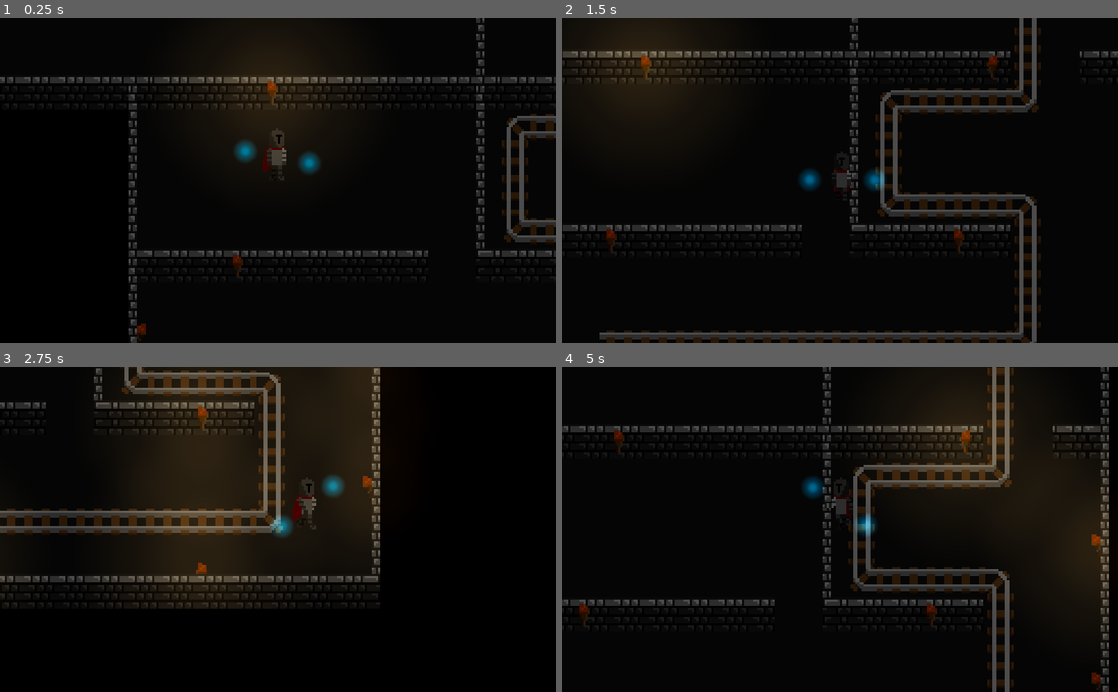
Above: before the commit, frames 1-4 (two rows, left to right).
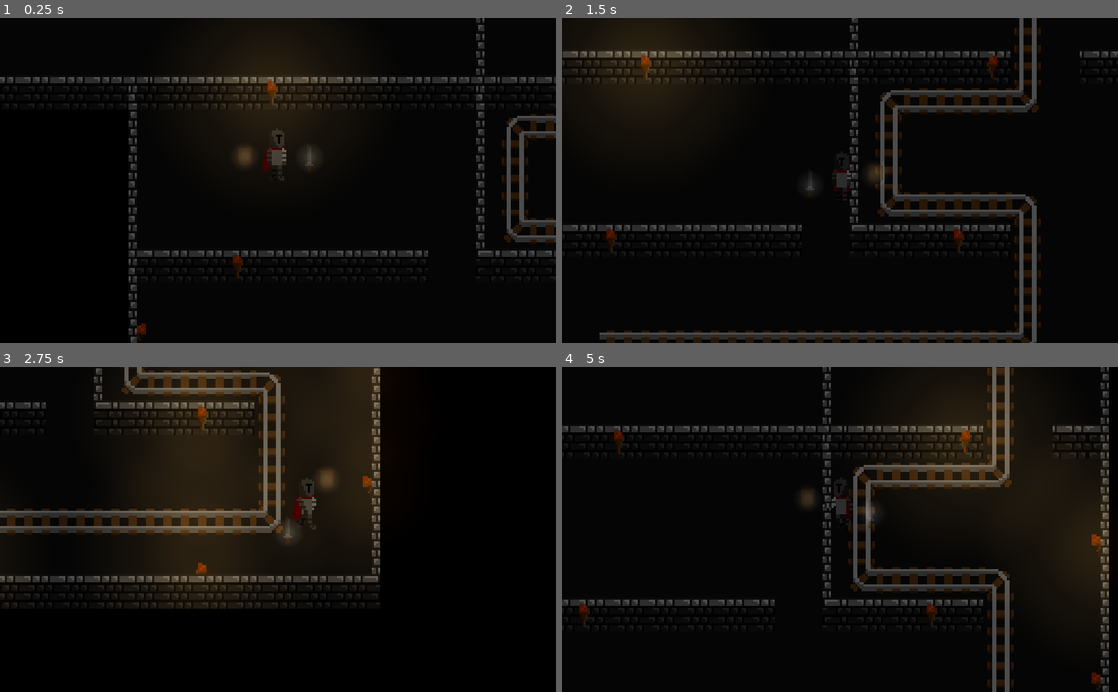
Above: after the commit, the same moments.

Repository: SilverSpace5/gotm-game-jam-23
Game: Godot game, scene res://Game.tscn
The game is run twice, just before and just after one commit, with the same random seed, the same clock (stepped at 60 frames per second) and the same inputs.
Inputs (mouse positions are in pixels of both pictures, inside the frame that each line leads up to):
- Up to frame 1 (0.25 s): no input
- Up to frame 2 (1.5 s): move the mouse to (962, 164) at 0.52 s; hold D (right) 0.53-1.28 s; hold 2 (shield, bound only after the commit) 0.53-1.28 s; click (962, 164) at 0.67 s; tap 1 (sword, bound only after the commit) at 0.8, 1.35 s; move the mouse to (728, 196) at 1.27 s; hold S (down) from 1.28 s (still down); click (728, 196) at 1.42 s
- Up to frame 3 (2.75 s): tap 2 (shield, bound only after the commit) at 1.55 s; move the mouse to (333, 458) at 2.02 s; release S (down) at 2.03 s; hold D (right) from 2.03 s (still down); hold 2 (shield, bound only after the commit) from 2.03 s (still down); click (333, 458) at 2.17 s; tap 1 (sword, bound only after the commit) at 2.3 s
- Up to frame 4 (5 s): move the mouse to (812, 594) at 2.77 s; release D (right) at 2.78 s; release 2 (shield, bound only after the commit) at 2.78 s; hold W (up) 2.78-3.53 s; tap 1 (sword, bound only after the commit) at 2.85, 3.8, 4.35 s; click (812, 594) at 2.92 s; tap 2 (shield, bound only after the commit) at 3.05, 4.55 s; move the mouse to (1006, 578) at 3.52 s; hold 2 (shield, bound only after the commit) 3.53-4.28 s; hold A (left) from 3.53 s (still down); click (1006, 578) at 3.67 s; move the mouse to (673, 480) at 4.27 s; click (673, 480) at 4.42 s

The runs differ from the first frame. In frame 1, 0.4% of the frame differs, in the area x 42-58%, y 37-48%; in frame 2, 0.4%; in frame 3, 0.5%, in the area x 48-62%, y 31-55%; in frame 4, 0.5%.

Commit message:
AS

Diff:
--- a/Player.gd
+++ b/Player.gd
@@ -5,12 +5,33 @@
 var vel = Vector2.ZERO
 var lastDir = "+x"
 var slotVel = 0
+var item = 0
 
 func _process(delta):
 
 	var bpo = get_parent().get_parent().get_node("BPO")
 	var currentBPO = bpo.get_cellv(bpo.world_to_map((position-Vector2(0, 32))/4))
 	minecart = currentBPO != -1
+	var oldRot = $Slots.rotation
+
+	if Input.is_action_pressed("sword"):
+		item = 1
+#add toggles to both
+	if Input.is_action_pressed("shield"):
+		item = 2
+
+	if item == 0:
+		slotVel += vel.length()/2000+0.01
+		slotVel *= 0.99/(delta+1)
+		$Slots.rotation_degrees += slotVel
+
+	if item == 1:
+		$Slots.look_at(get_global_mouse_position())
+		$Slots.rotation = lerp_angle(oldRot, $Slots.rotation, 0.5)
+
+	if item == 2:
+		$Slots.look_at(get_global_mouse_position())
+		$Slots.rotation = lerp_angle(oldRot, $Slots.rotation + 1.35 + 360, 0.5)
 
 	if minecart:
 		speed *= 1.25
@@ -61,14 +82,7 @@
 	else:
 		$AnimationPlayer.play(anim)
 	move_and_slide(vel)
-	if Input.is_mouse_button_pressed(1):
-		var oldRot = $Slots.rotation
-		$Slots.look_at(get_global_mouse_position())
-		$Slots.rotation = lerp_angle(oldRot, $Slots.rotation, 0.5)
-	else:
-		slotVel += vel.length()/2000+0.1
-		slotVel *= 0.99/(delta+1)
-		$Slots.rotation_degrees += slotVel
+
 
 	for child in get_parent().get_parent().get_node("Lights").get_children():
 		child.visible = false
@@ -79,3 +93,6 @@
 		if body:
 			if body.get_parent().get_parent().name == "Lights":
 				body.get_parent().visible = true
+
+	get_node("Slots/Sword").global_rotation = 0
+	get_node("Slots/Shield").global_rotation = 0
--- a/Player.tscn
+++ b/Player.tscn
@@ -1,9 +1,11 @@
-[gd_scene load_steps=13 format=2]
+[gd_scene load_steps=15 format=2]
 
 [ext_resource path="res://player.png" type="Texture" id=1]
 [ext_resource path="res://Player.gd" type="Script" id=2]
 [ext_resource path="res://Light.tscn" type="PackedScene" id=3]
 [ext_resource path="res://cart.png" type="Texture" id=4]
+[ext_resource path="res://Sword.png" type="Texture" id=5]
+[ext_resource path="res://Sheild.png" type="Texture" id=6]
 
 [sub_resource type="Animation" id=1]
 resource_name = "Idle"
@@ -172,18 +174,29 @@
 position = Vector2( -0.25, -10.75 )
 z_index = 5
 
+[node name="Sword" type="Sprite" parent="Slots"]
+position = Vector2( 14.75, 0.75 )
+texture = ExtResource( 5 )
+
+[node name="Shield" type="Sprite" parent="Slots"]
+position = Vector2( -15.25, 0 )
+texture = ExtResource( 6 )
+
 [node name="Slot1" parent="Slots" instance=ExtResource( 3 )]
-modulate = Color( 0, 0.717647, 1, 1 )
+modulate = Color( 0.294118, 0.294118, 0.294118, 1 )
 position = Vector2( 15, 0 )
-scale = Vector2( 0.25, 0.25 )
+scale = Vector2( 0.3, 0.3 )
 
 [node name="CollisionShape2D" parent="Slots/Slot1/Collision" index="0"]
 disabled = true
 
 [node name="Slot2" parent="Slots" instance=ExtResource( 3 )]
-modulate = Color( 0, 0.717647, 1, 1 )
+modulate = Color( 0.294118, 0.294118, 0.294118, 1 )
 position = Vector2( -15, 0 )
-scale = Vector2( 0.25, 0.25 )
+scale = Vector2( 0.3, 0.3 )
+
+[node name="Light" parent="Slots/Slot2" index="0"]
+modulate = Color( 0.588235, 0.588235, 0.588235, 0.333333 )
 
 [node name="CollisionShape2D" parent="Slots/Slot2/Collision" index="0"]
 disabled = true
--- a/project.godot
+++ b/project.godot
@@ -77,6 +77,16 @@
 , Object(InputEventKey,"resource_local_to_scene":false,"resource_name":"","device":0,"alt":false,"shift":false,"control":false,"meta":false,"command":false,"pressed":false,"scancode":16777233,"physical_scancode":0,"unicode":0,"echo":false,"script":null)
  ]
 }
+sword={
+"deadzone": 0.5,
+"events": [ Object(InputEventKey,"resource_local_to_scene":false,"resource_name":"","device":0,"alt":false,"shift":false,"control":false,"meta":false,"command":false,"pressed":false,"scancode":0,"physical_scancode":49,"unicode":0,"echo":false,"script":null)
+ ]
+}
+shield={
+"deadzone": 0.5,
+"events": [ Object(InputEventKey,"resource_local_to_scene":false,"resource_name":"","device":0,"alt":false,"shift":false,"control":false,"meta":false,"command":false,"pressed":false,"scancode":0,"physical_scancode":50,"unicode":0,"echo":false,"script":null)
+ ]
+}
 
 [physics]
 
Binary file added: Sheild.png
Not shown, added: Sheild.png.import
Binary file added: Sword.png
Not shown, added: Sword.png.import
